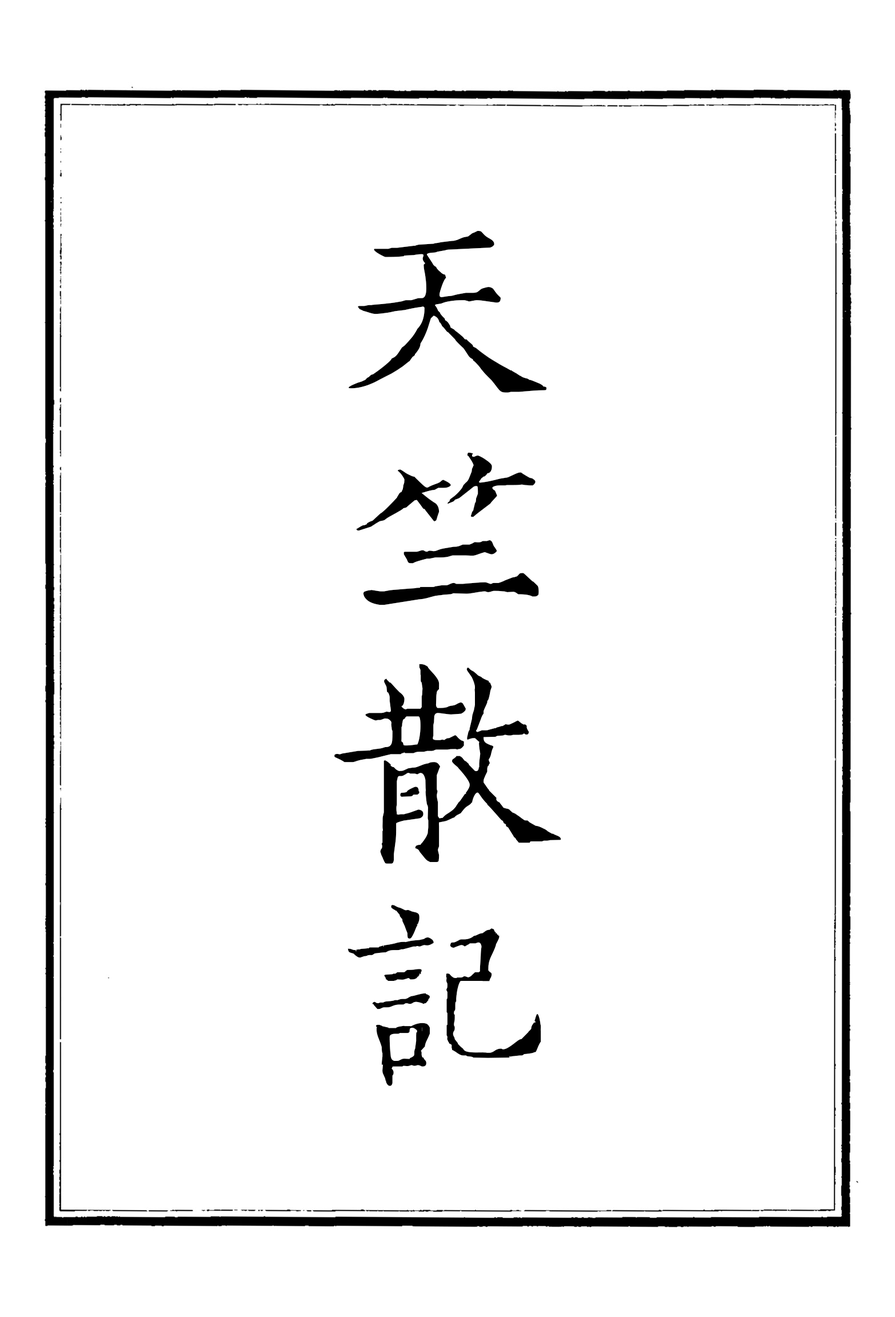
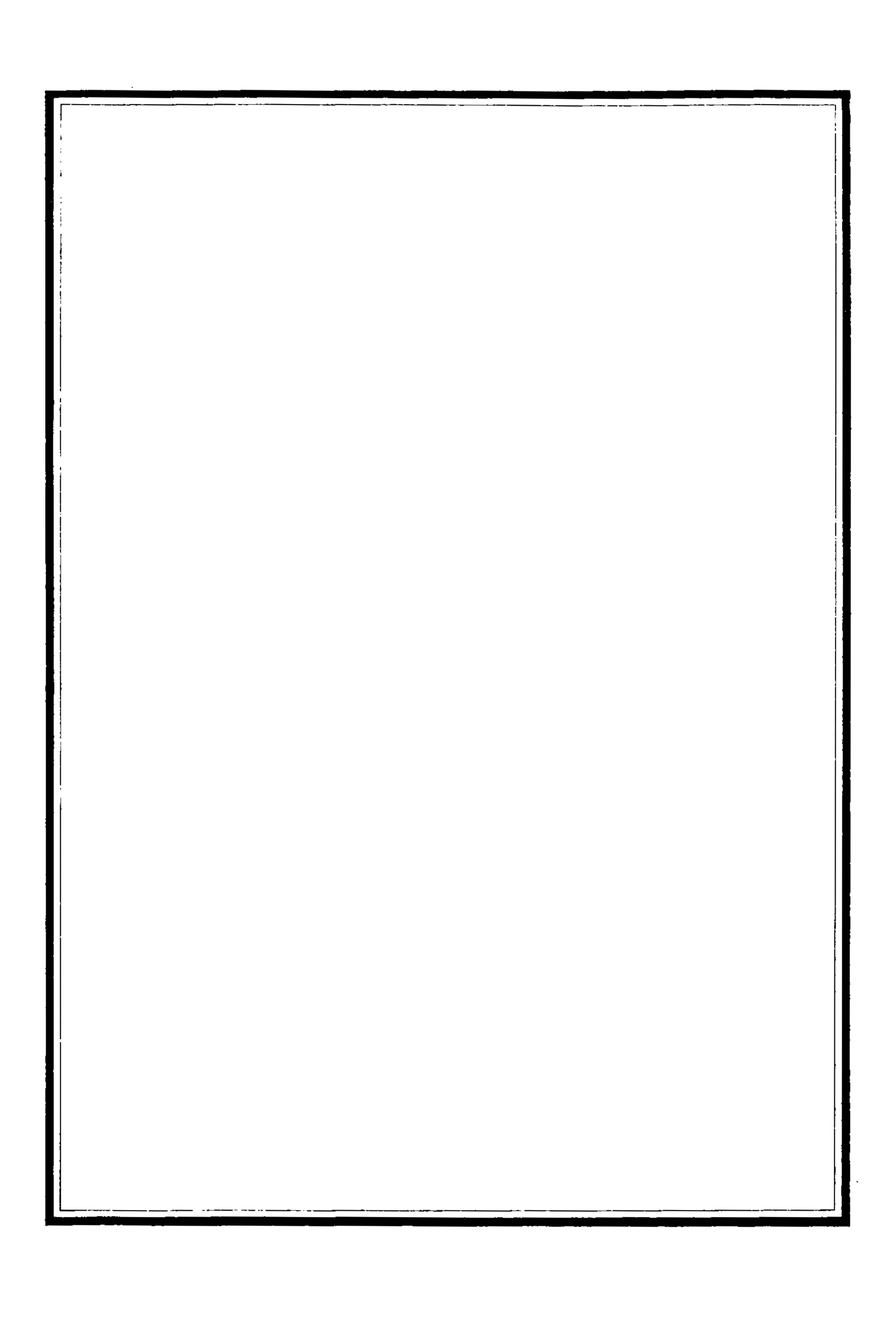
Layered file, before and after one edit (w=895, h=1317). Changes by layer:
hid "天竺散記" over [334, 230, 562, 1087]
removed layer "Background" over [41, 82, 860, 1231]
added layer "Layer 1" above "Layer 2" over [41, 82, 860, 1231]
